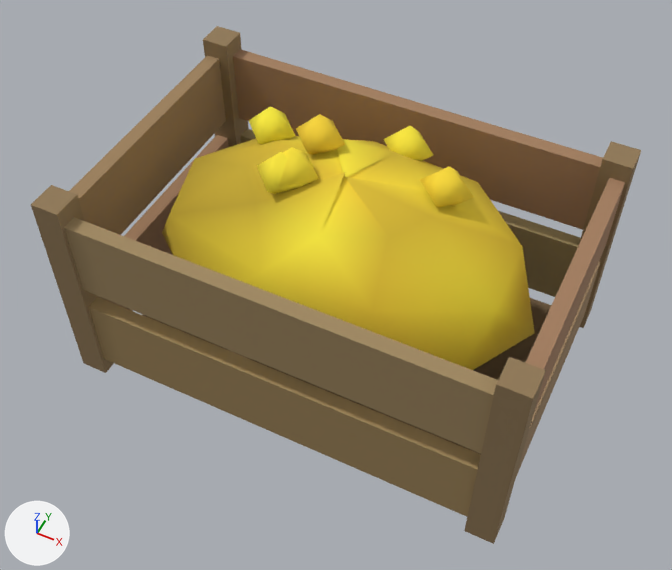
The glTF model games/yorimichi/assets/belmonte/meshes/SM_BM_BP_CrateProduce_B.glb as it was, and as the next commit left it.
The view is the same before and after, from a 50 mm camera at (0.337, -0.695, 0.965) aimed at (0.004, -0.03, 0.133). Every picture has the same lights, and +X, +Y and +Z are marked at lower left. The older version comes first. Vertices at exactly the same position are counted once.

The first picture shows 'SM_BM_BP_CrateProduce_B'.
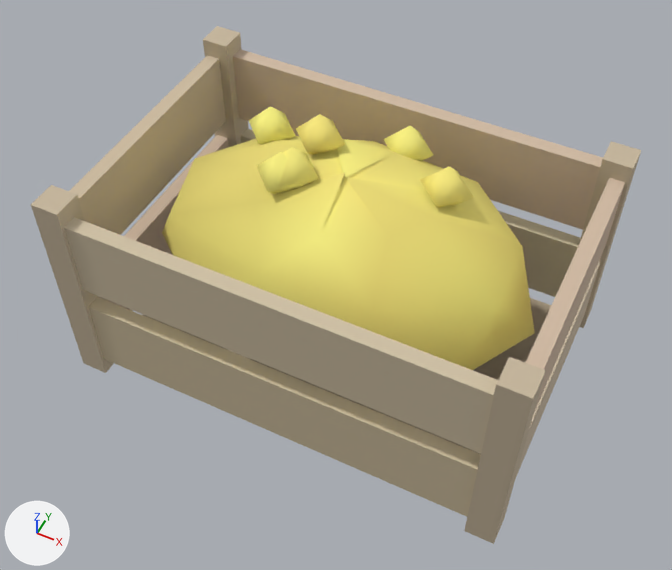
Location of each change, [x1, y1, x2, y2] in pixels of the pictures (672 x 570 px):
part 1 of me_sm_bp_crateproduce_b, recoloured (brown to beige): [31, 26, 641, 544] in both
part 2 of me_sm_bp_crateproduce_b, recoloured: [169, 106, 535, 370] in both

Diff of the bpy script that builds the scene:
```diff
--- a/games/yorimichi/assets/belmonte/meshes/SM_BM_BP_CrateProduce_B.glb.py
+++ b/games/yorimichi/assets/belmonte/meshes/SM_BM_BP_CrateProduce_B.glb.py
@@ me_sm_bp_crateproduce_b @@
 me_sm_bp_crateproduce_b.from_pydata(...)  # 172 vertices, 208 faces; spans x -0.28..0.28, y -0.19..0.19, z 0.0..0.318
 # used by ob_sm_bm_bp_crateproduce_b; location = (0.0, 0.0, 0.0)
+# me_sm_bp_crateproduce_b part 1: 113 faces centred in x -0.28..0.28, y -0.19..0.19, z 0.022..0.28 are repainted in the vertex colours; the middle colour goes from brown #9c7d5a to beige #cdbaa0
+# me_sm_bp_crateproduce_b part 2: 95 faces centred in x -0.153..0.215, y -0.139..0.144, z 0.166..0.296 are repainted in the vertex colours; the middle colour goes from yellow #ffde36 to yellow #fff07f
 me_sm_bp_crateproduce_b.materials.append(mat_bm_000_m_wood_015)
```
